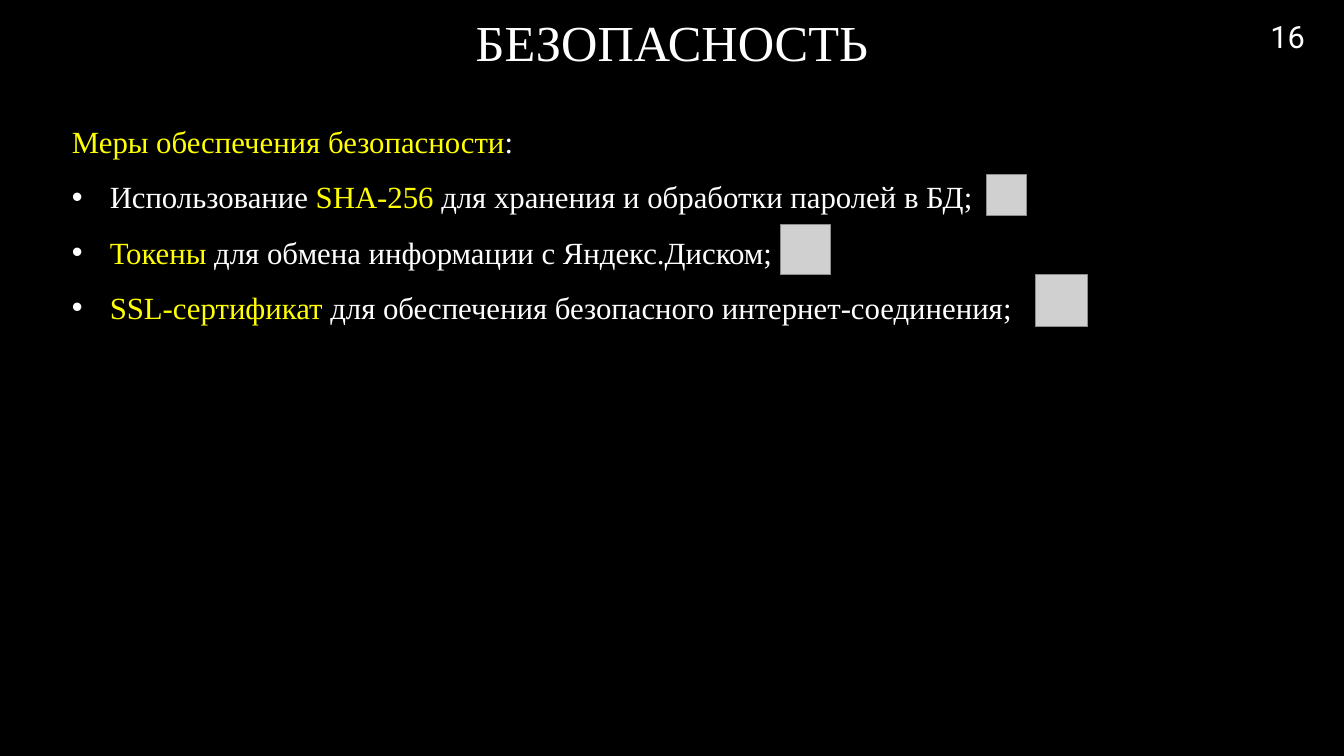
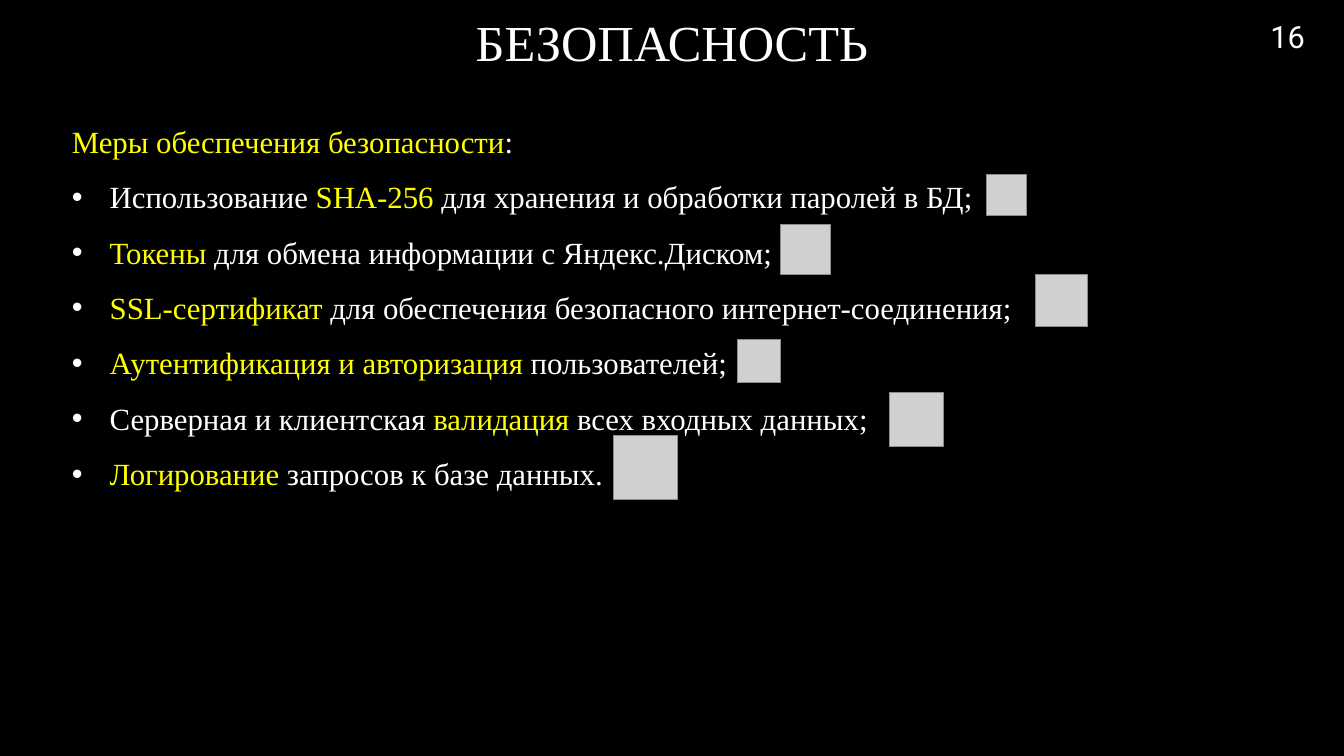
Before and after one commit to RAdKuzur/ASTU, a slide deck: slide 16 of Дипломная работа/Диплом/Презентация.pptx. Drawn at 1344x756 pixels with LibreOffice and Linux fonts; fonts in the diff are those of the drawing; grey boxes stand for pictures; background and template pictures are left out. Boxes give left, top, right and bottom in pixels: in the first picture for what was removed or moved away, otherwise in the second. Text is boxed around its words. In the diff, an @@ line names an element or a change of style, - is before the commit and + after.

```diff
--- a/Дипломная работа/Диплом/Презентация.pptx
+++ b/Дипломная работа/Диплом/Презентация.pptx
@@ text at [110,352,868,491]: paragraphs added @@
+• Аутентификация и авторизация пользователей;
+• Серверная и клиентская валидация всех входных данных;
+• Логирование запросов к базе данных.
@@ picture added at [738,340,781,383] @@
@@ picture added at [889,392,943,446] @@
@@ picture added at [614,436,679,500] @@
```
Also in this commit, not shown: 1 other file.
